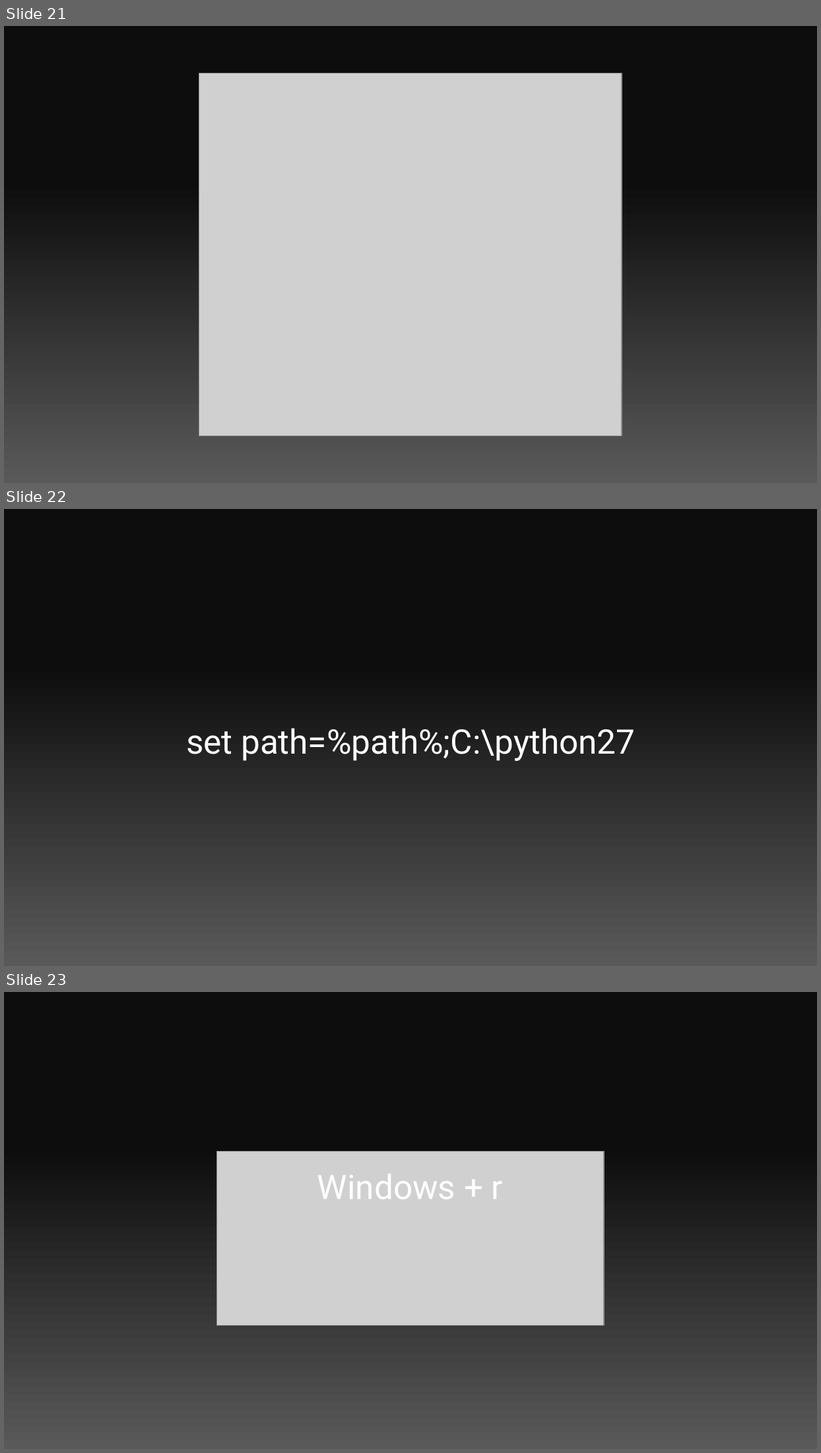
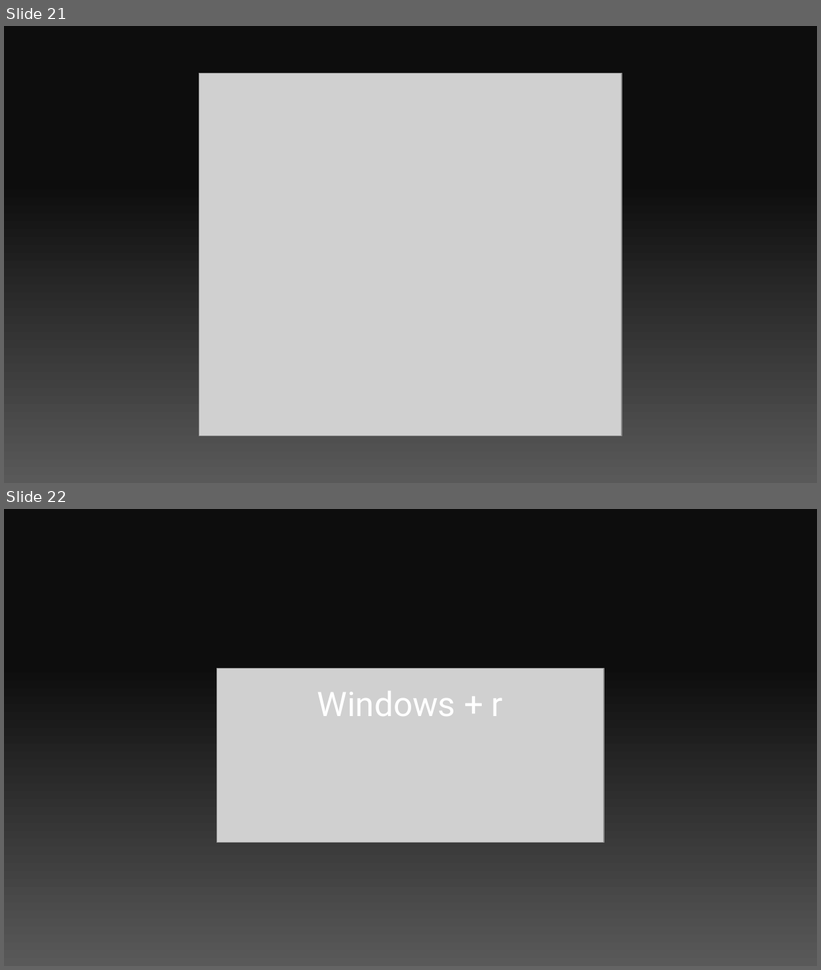
Before and after one commit to Pobbylee/fastcampus_python, a slide deck: 1s/1s.pptx. Shown one above the other, each under a label of ours: slides 21, 22 and 23 before the commit, slides 21 and 22 after it. The pictures are 821x1453 and 821x970 pixels, drawn with LibreOffice and Linux fonts; fonts in the diff are those of the drawing; grey boxes stand for pictures. Boxes give left, top, right and bottom in pixels: in the first picture for what was removed or moved away, otherwise in the second. Text is boxed around its words. In the diff, an @@ line names an element or a change of style, - is before the commit and + after.

```diff
--- a/1s/1s.pptx
+++ b/1s/1s.pptx
@@ slide 22 removed at [4, 509, 817, 966], background gradient #0D0D0D to #595959 @@
@@ text removed at [186, 728, 635, 761] @@
-set path=%path%;C:\python27
@@ what was slide 23 is now slide 22 @@
```
Also in this commit, not shown: 4 slides changed, 1 slide added, 8 other slides removed.
